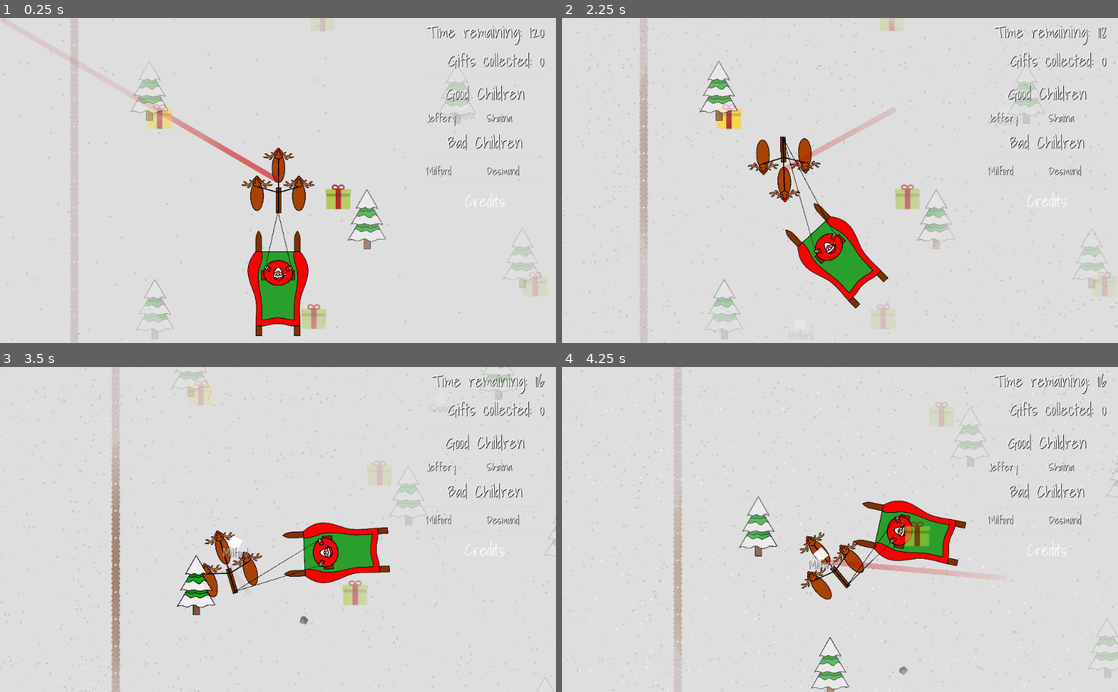
Above: before the commit, frames 1-4 (two rows, left to right).
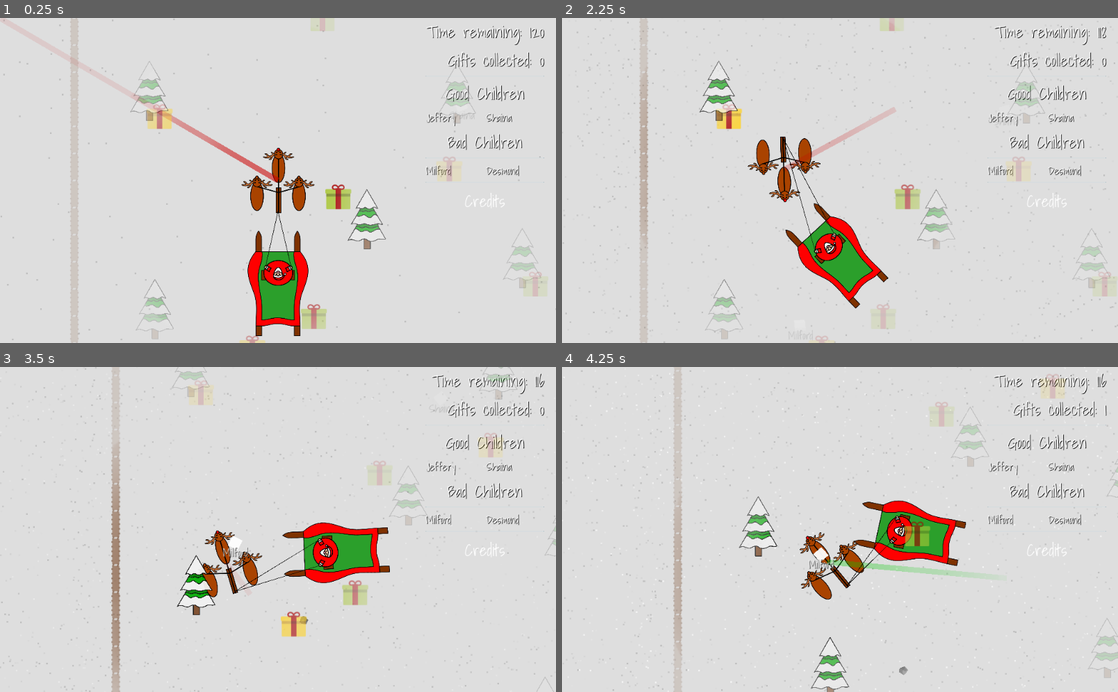
Above: after the commit, the same moments.

Repository: GameDrivenDesign/SebastHolyWandarousChristmasGame
Game: Godot game, scene res://scenes/world/world.tscn
Same seed, same stepped clock (60 frames per second), same inputs: the game is played once before the commit and once after it.
Inputs (mouse positions are in pixels of both pictures, inside the frame that each line leads up to):
- Up to frame 1 (0.25 s): no input
- Up to frame 2 (2.25 s): move the mouse to (962, 164) at 0.52 s; hold Right (right) 0.53-1.28 s; hold Right mouse button (coal_projectile) 0.53-1.28 s; move the mouse to (728, 196) at 1.27 s; hold Down (down) 1.28-2.03 s; tap Ctrl (coal_projectile_full_auto_modifier) at 1.35 s; move the mouse to (895, 109) at 2.02 s; hold Right (right) from 2.03 s (still down); click (895, 109) at 2.1 s
- Up to frame 3 (3.5 s): move the mouse to (250, 594) at 2.77 s; release Right (right) at 2.78 s; hold Up (up) from 2.78 s (still down); right-click (250, 594) at 2.85 s
- Up to frame 4 (4.25 s): move the mouse to (1006, 578) at 3.52 s; release Up (up) at 3.53 s; hold Left (left) from 3.53 s (still down); hold Ctrl (coal_projectile_full_auto_modifier) from 3.53 s (still down)

The runs differ from the first frame. In frame 1, 0.3% of the frame differs, in the area x 43-84%, y 42-100%; in frame 2, 0.3%; in frame 3, 0.5%; in frame 4, 1.0%, in the area x 47-98%, y 2-65%.

Commit message:
Randomly place gifts

Diff:
--- a/scenes/world/world.gd
+++ b/scenes/world/world.gd
@@ -21,10 +21,11 @@
 		kid.connect("is_done", self, "kid_done")
 
 	var trees = $trees
+	var gifts = $gifts
 
 	var map_size = Vector2(120*50, 100*50)
+
 	var quadrant_size = 6 * 50
-
 	for xi in range(map_size.x / quadrant_size):
 		for yi in range(map_size.y / quadrant_size):
 			if randi() % 100 > 50:
@@ -35,6 +36,17 @@
 				)
 				trees.add_child(tree)
 
+	quadrant_size = 3 * 50
+	for xi in range(map_size.x / quadrant_size):
+		for yi in range(map_size.y / quadrant_size):
+			if randi() % 100 > 85:
+				var gift = preload("res://scenes/gift/gift.tscn").instance()
+				gift.global_position = Vector2(
+					xi * quadrant_size + rand_range(0, quadrant_size / 2),
+					yi * quadrant_size + rand_range(0, quadrant_size / 2)
+				)
+				gifts.add_child(gift)
+
 func kid_done(name, is_good_kid, got_present):
 	print("World: Kid with name " + name + " is done: good:" + str(is_good_kid) + ", present: " + str(got_present))
 	update_kid_display()
